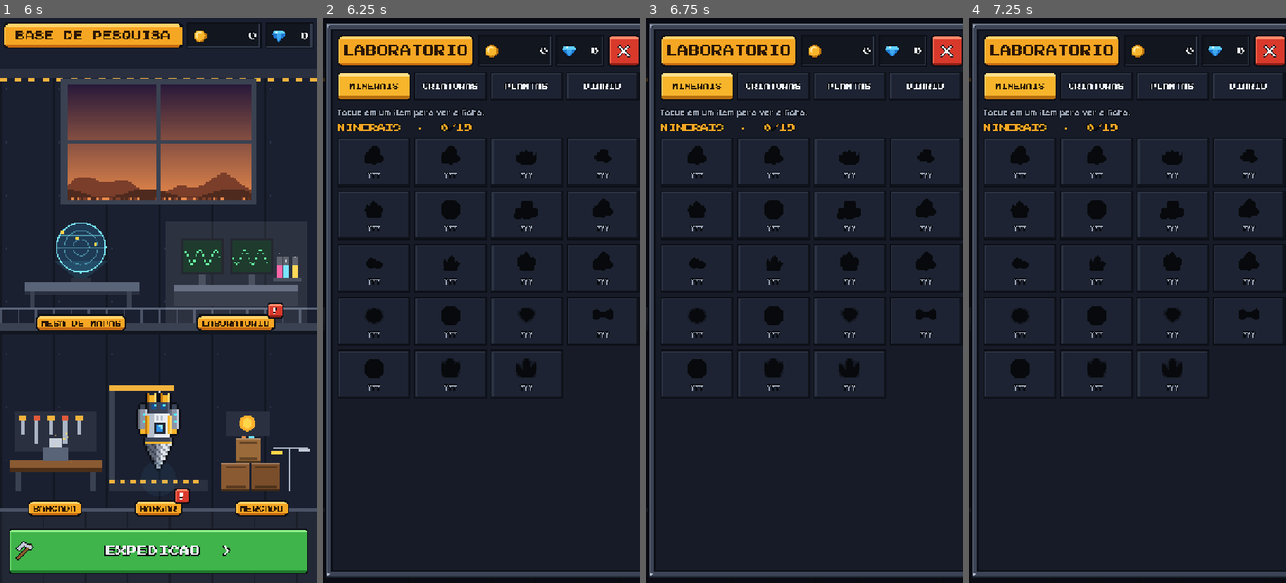
Above: before the commit, frames 1-4 (left to right).
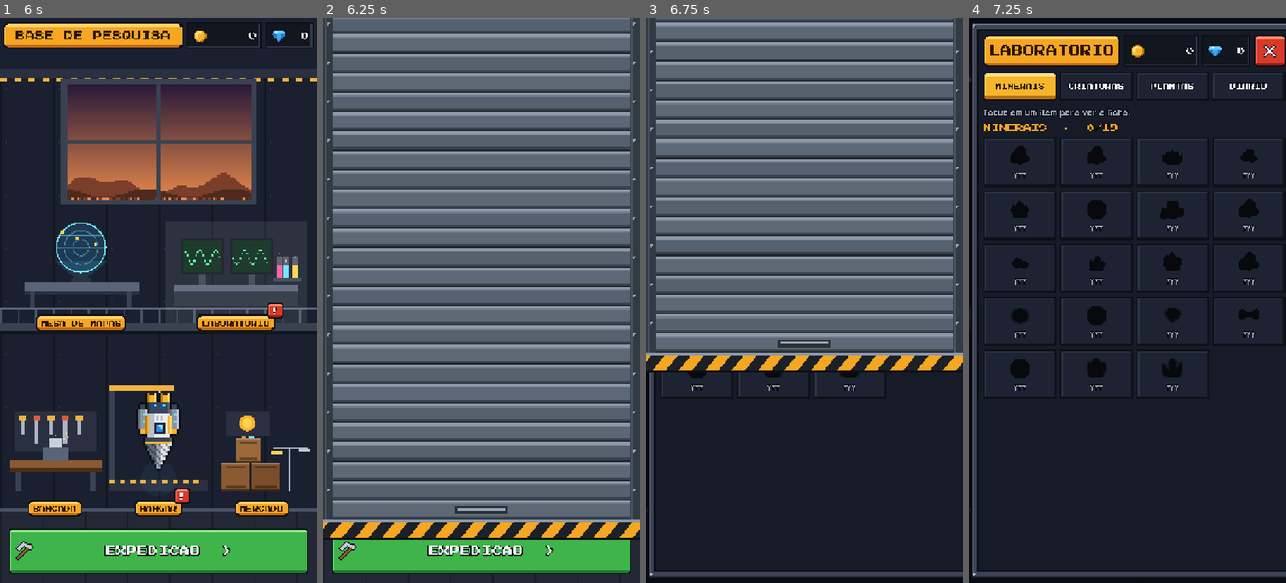
Above: after the commit, the same moments.

Repository: antuneslibano/Mobile-Game
Game: Godot game, scene res://scenes/main.tscn
Two runs of this game, one before a commit and one after it. Both use one fixed random seed, a clock stepped at 60 frames per second and the inputs below.
Inputs (mouse positions are in pixels of both pictures, inside the frame that each line leads up to):
- Up to frame 1 (6 s): click (53, 453) at 0.5 s; move the mouse to (228, 272) at 1.27 s; hold Right 1.28-2 s; hold Shift 1.28-2 s; click (228, 272) at 1.42 s; tap Space at 1.52, 4.52 s; drag from (95, 328) to (142, 413) at 2.02 s; move the mouse to (190, 176) at 2.77 s; hold Right 2.78-3.5 s; hold Shift 2.78-3.5 s; click (190, 176) at 2.92 s; drag from (142, 413) to (63, 215) at 3.52 s; move the mouse to (253, 385) at 4.27 s; hold Left 4.28-5 s; hold Shift 4.28-5 s; click (253, 385) at 4.42 s; tap Escape (ui_cancel) at 4.9 s; drag from (63, 215) to (110, 159) at 5.02 s; move the mouse to (174, 300) at 5.77 s; hold Down from 5.78 s (still down); hold Shift from 5.78 s (still down); click (174, 300) at 5.92 s
- Up to frame 2 (6.25 s): keep holding Down; keep holding Shift
- Up to frame 3 (6.75 s): release Down at 6.5 s; release Shift at 6.5 s; drag from (756, 159) to (741, 328) at 6.52 s
- Up to frame 4 (7.25 s): no input

Frame 1 is identical in both runs. In frame 2, 90% of the frame differs, in the area x 0-100%, y 0-100%; in frame 3, 57%; in frame 4, nothing differs.

Commit message:
0.15: porta de metal nas trocas de tela, plantas bioluminescentes e volume
- Porta de enrolar de metal desce, bate e sobe nas trocas de tela (estações, mapa,
  relatório, explorar), com som de trilho e batida.
- Plantas bioluminescentes nas cavernas do Vale, espaçadas, com luz fraca na névoa.
- Broca e motor com metade do volume; trilha a 25% do volume da broca, uma oitava
  acima, com harmônicos médios e normalizada (audível no alto-falante do celular).

Co-Authored-By: Claude Opus 5.5 <noreply@anthropic.com>
Claude-Session: https://claude.ai/code/session_01Mcsue5fadkx3nga8cXk9L2

Diff:
--- a/project.godot
+++ b/project.godot
@@ -12,7 +12,7 @@
 
 config/name="DEEPFORGE: Rumo ao Núcleo"
 config/description="Jogo mobile 2D vertical de escavação incremental."
-config/version="0.14.0"
+config/version="0.15.0"
 run/main_scene="res://scenes/main.tscn"
 config/features=PackedStringArray("4.6", "GL Compatibility")
 boot_splash/bg_color=Color(0.07, 0.06, 0.08, 1)
--- a/scripts/audio/sfx.gd
+++ b/scripts/audio/sfx.gd
@@ -24,7 +24,12 @@
 var _music_wav: AudioStreamWAV = null  ## Escrita pela thread; lida depois que ela termina.
 const MUSIC_RATE: int = 11025
 const MUSIC_SEC: float = 24.0
-const MUSIC_DB: float = -21.0
+## Volume da máquina (loops da broca e do motor). 0.15: metade do que era (-6 dB).
+const DRILL_DB: float = -12.0
+const ENGINE_DB: float = -22.0
+## A trilha (normalizada) toca com 25% do volume da broca: -12 dB abaixo dela.
+const MUSIC_REL: float = 0.25
+var music_db: float = DRILL_DB + linear_to_db(MUSIC_REL)
 
 
 func _ready() -> void:
@@ -48,7 +53,11 @@
 	var n: int = int(MUSIC_SEC * MUSIC_RATE)
 	var data := PackedByteArray()
 	data.resize(n * 2)
-	var chords: Array = [[110.0, 130.81, 164.81], [87.31, 110.0, 130.81], [130.81, 164.81, 196.0], [98.0, 123.47, 146.83]]
+	# Uma oitava acima da 0.14: alto-falante de celular quase não toca graves.
+	var chords: Array = [[220.0, 261.63, 329.63], [174.61, 220.0, 261.63], [261.63, 329.63, 392.0], [196.0, 246.94, 293.66]]
+	var buf := PackedFloat32Array()
+	buf.resize(n)
+	var peak: float = 0.001
 	var seg: float = MUSIC_SEC / chords.size()
 	var bells: Array[float] = [440.0, 523.25, 587.33, 659.25, 783.99]
 	var bell_seq: Array[int] = [0, 2, 4, 3, -1, 1, 0, -1, 2, 4, -1, 3, 1, -1, 0, 2]
@@ -64,15 +73,20 @@
 				continue
 			env = env * env * (3.0 - 2.0 * env)
 			for f: float in chords[c]:
-				v += (sin(TAU * f * t) + 0.25 * sin(TAU * f * 2.0 * t + 0.5)) * env * 0.12
+				# Harmônicos médios (2×, 3×, 4×): é o que o alto-falante do celular reproduz.
+				v += (sin(TAU * f * t) + 0.45 * sin(TAU * f * 2.0 * t + 0.5) + 0.25 * sin(TAU * f * 3.0 * t + 1.1) + 0.12 * sin(TAU * f * 4.0 * t + 2.0)) * env * 0.1
 		var step: float = MUSIC_SEC / bell_seq.size()
 		var k: int = int(t / step) % bell_seq.size()
 		if bell_seq[k] >= 0:
 			var bt: float = t - k * step
 			var bf: float = bells[bell_seq[k]]
-			v += (sin(TAU * bf * bt) + 0.3 * sin(TAU * bf * 3.01 * bt)) * exp(-bt * 2.2) * 0.07
+			v += (sin(TAU * bf * bt) + 0.3 * sin(TAU * bf * 3.01 * bt)) * exp(-bt * 2.2) * 0.12
 		lp += (v - lp) * 0.35
-		data.encode_s16(i * 2, clampi(int(lp * 0.8 * 32767.0), -32768, 32767))
+		buf[i] = lp
+		peak = maxf(peak, absf(lp))
+	# Normaliza (pico em 90%); o volume final vem de music_db.
+	for i in n:
+		data.encode_s16(i * 2, clampi(int(buf[i] / peak * 0.9 * 32767.0), -32768, 32767))
 	var w := AudioStreamWAV.new()
 	w.format = AudioStreamWAV.FORMAT_16_BITS
 	w.mix_rate = MUSIC_RATE
@@ -140,13 +154,13 @@
 			_start_music(_music_wav)
 	var paused: bool = get_tree().paused
 	var dt: float = clampf(delta * 8.0, 0.0, 1.0)
-	var dv: float = -6.0 if (_drill_on and not paused) else -60.0
+	var dv: float = DRILL_DB if (_drill_on and not paused) else -60.0
 	_drill.volume_db = lerpf(_drill.volume_db, dv, dt)
 	_drill.pitch_scale = lerpf(_drill.pitch_scale, _drill_pitch, dt)
-	var ev: float = -16.0 if (_engine_on and not paused) else -60.0
+	var ev: float = ENGINE_DB if (_engine_on and not paused) else -60.0
 	_engine.volume_db = lerpf(_engine.volume_db, ev, dt)
 	if music_ready:
-		_music.volume_db = lerpf(_music.volume_db, MUSIC_DB if enabled else -80.0, clampf(delta * 0.8, 0.0, 1.0))
+		_music.volume_db = lerpf(_music.volume_db, music_db if enabled else -80.0, clampf(delta * 0.8, 0.0, 1.0))
 
 
 # --- Síntese -------------------------------------------------------------------------
@@ -204,6 +218,15 @@
 	# Transição de tela: sopro de ar.
 	_streams[&"whoosh"] = _synth(0.28, false, func(t: float, _i: int) -> float:
 		return (rng.randf() * 2.0 - 1.0) * sin(PI * t / 0.28) * 0.5, 0.35)
+	# Porta de metal (0.15): chapas batendo nos trilhos ("tududu") ao descer/subir.
+	_streams[&"shutter"] = _synth(0.3, false, func(t: float, _i: int) -> float:
+		var ph: float = fposmod(t, 0.045)
+		var tick: float = exp(-ph * 90.0)
+		return ((rng.randf() * 2.0 - 1.0) * 0.6 + sin(TAU * 180.0 * t) * 0.6) * tick, 0.7)
+	# Porta fechando: batida grave de metal.
+	_streams[&"door_slam"] = _synth(0.35, false, func(t: float, _i: int) -> float:
+		var n: float = (rng.randf() * 2.0 - 1.0) * exp(-t * 40.0)
+		return (n + sin(TAU * 95.0 * t) * 0.9 + sin(TAU * 263.0 * t) * 0.35) * exp(-t * 11.0), 0.85)
 	# Criaturas.
 	_streams[&"firefly"] = _synth(0.22, false, func(t: float, _i: int) -> float:
 		var on: float = 1.0 if fposmod(t, 0.11) < 0.05 else 0.0
--- a/scripts/data/balance.gd
+++ b/scripts/data/balance.gd
@@ -152,6 +152,7 @@
 const STRAIN_HULL_DPS: float = 8.0
 ## Névoa: raio da luz da nave (blocos) e profundidade em que a escuridão fica total.
 const LIGHT_RADIUS_BLOCKS: float = 6.0
+const BIO_LIGHT_BLOCKS: float = 3.0      ## Luz das plantas bioluminescentes (0.15).
 const FOG_FULL_DEPTH_M: float = 12.0
 ## Sonar: recarga (s), alcance (blocos), velocidade da onda (blocos/s), duração dos sinais.
 const SONAR_COOLDOWN: float = 12.0
--- a/scripts/main.gd
+++ b/scripts/main.gd
@@ -155,18 +155,21 @@
 	if what != NOTIFICATION_WM_GO_BACK_REQUEST:
 		return
 	if garage != null and garage.is_open():
-		garage.close()
+		garage.close_animated()
 	elif world_map != null and world_map.is_open():
-		world_map.close()
+		world_map.close_animated()
 	elif base != null and base.is_open():
 		get_tree().quit()
 
 
 ## EXPLORAR no mapa: começa uma expedição na região, sempre a partir da superfície.
 func _on_explore(region_id: StringName) -> void:
-	_start_expedition(region_id)
-	world_map.close()
-	base.close()
+	if Transitions.shutter_busy():
+		return
+	Transitions.shutter(get_tree(), func() -> void:
+		_start_expedition(region_id)
+		world_map.close()
+		base.close())
 
 
 ## start_row > 0 só em testes/depuração (--start-row).
@@ -219,8 +222,12 @@
 
 
 ## Estação tocada na base.
+## A troca passa pela porta de metal (Transitions.shutter).
 func _on_station(kind: StringName) -> void:
-	if kind == &"map":
-		world_map.open()
-	else:
-		garage.open_station(kind)
+	if Transitions.shutter_busy():
+		return
+	Transitions.shutter(get_tree(), func() -> void:
+		if kind == &"map":
+			world_map.open()
+		else:
+			garage.open_station(kind))
--- a/scripts/render/fog_layer.gd
+++ b/scripts/render/fog_layer.gd
@@ -9,6 +9,7 @@
 var guardian: FinalGuardian
 var sonar: SonarOverlay
 var _rect: ColorRect
+const MAX_LIGHTS: int = 12
 var _mat: ShaderMaterial
 
 
@@ -55,16 +56,27 @@
 		lights.append(Vector4(sp.x, sp.y, sonar.wave_radius * sc, 0.2 * glow))
 	if creatures != null:
 		for c in creatures.creatures:
-			if lights.size() >= 8:
+			if lights.size() >= MAX_LIGHTS - 4:  # deixa vaga para as plantas
 				break
 			if c.species == &"firefly":
 				var fp: Vector2 = xf * c.pos
 				if fp.x > -100 and fp.y > -100 and fp.x < vp.x + 100 and fp.y < vp.y + 100:
 					lights.append(Vector4(fp.x, fp.y, 70.0 * sc, 0.8))
+	# Plantas bioluminescentes (0.15): luz fraca e pulsando devagar, só para guiar.
+	var now: float = Time.get_ticks_msec() / 1000.0
+	for d in CaveDecor.live:
+		if lights.size() >= MAX_LIGHTS:
+			break
+		for wp in d.bio_lights():
+			if lights.size() >= MAX_LIGHTS:
+				break
+			var bp: Vector2 = xf * wp
+			if bp.x > -120 and bp.y > -120 and bp.x < vp.x + 120 and bp.y < vp.y + 120:
+				lights.append(Vector4(bp.x, bp.y, Balance.BIO_LIGHT_BLOCKS * Balance.BLOCK_PX * sc, 0.7 + 0.08 * sin(now * 1.6 + wp.x * 0.05)))
 	var arr: Array = []
 	for l in lights:
 		arr.append(l)
-	while arr.size() < 8:
+	while arr.size() < MAX_LIGHTS:
 		arr.append(Vector4.ZERO)
 	_mat.set_shader_parameter("lights", arr)
 	_mat.set_shader_parameter("light_count", lights.size())
--- a/scripts/ui/expedition_report.gd
+++ b/scripts/ui/expedition_report.gd
@@ -115,7 +115,7 @@
 	back.custom_minimum_size = Vector2(0, 88)
 	back.add_theme_font_size_override("font_size", UiTheme.font_size(34, 700))
 	UiTheme.style_button(back, &"green")
-	back.pressed.connect(close)
+	back.pressed.connect(func() -> void: Transitions.shutter(get_tree(), close))
 	v.add_child(back)
 
 
--- a/scripts/ui/garage.gd
+++ b/scripts/ui/garage.gd
@@ -79,8 +79,6 @@
 		_was_paused = get_tree().paused
 		get_tree().paused = true
 		EventBus.garage_opened.emit()
-		Transitions.slide_in(_root)
-		Sfx.play(&"whoosh")
 	else:
 		Transitions.fade_in(_root, 0.18)
 	_show_page()
@@ -95,6 +93,12 @@
 	return _kind
 
 
+## Volta para a base passando pela porta de metal.
+func close_animated() -> void:
+	if visible and not Transitions.shutter_busy():
+		Transitions.shutter(get_tree(), close)
+
+
 func close() -> void:
 	if not visible:
 		return
@@ -106,7 +110,7 @@
 
 func _unhandled_input(event: InputEvent) -> void:
 	if visible and event.is_action_pressed("ui_cancel"):
-		close()
+		close_animated()
 		get_viewport().set_input_as_handled()
 
 
@@ -219,7 +223,7 @@
 	close_b.add_theme_constant_override("icon_max_width", 34)
 	close_b.custom_minimum_size = Vector2(72, 72)
 	UiTheme.style_button(close_b, &"red")
-	close_b.pressed.connect(close)
+	close_b.pressed.connect(close_animated)
 	header.add_child(close_b)
 
 	# Corpo rolável (arraste em qualquer ponto): vitrine, carga, abas e cartões.
--- /dev/null
+++ b/scripts/ui/shutter_door.gd
@@ -0,0 +1,88 @@
+class_name ShutterDoor
+extends CanvasLayer
+## Porta de metal de enrolar que cobre a tela inteira na troca de telas (0.15). Desenhada
+## em código (chapas com frisos, rebites e faixa de perigo na barra de baixo). Desce,
+## quica ao bater no chão, espera um instante, chama on_closed e sobe. Veja
+## Transitions.shutter.
+
+const DOWN_SEC: float = 0.26
+const HOLD_SEC: float = 0.12
+const UP_SEC: float = 0.32
+const SLAT_H: float = 44.0
+const BAR_H: float = 46.0
+
+var on_closed: Callable
+var _panel: Control
+
+
+func _ready() -> void:
+	layer = 45
+	process_mode = Node.PROCESS_MODE_ALWAYS
+	_panel = Control.new()
+	_panel.name = "Door"
+	_panel.mouse_filter = Control.MOUSE_FILTER_STOP
+	_panel.draw.connect(_draw_door)
+	add_child(_panel)
+	var vp: Vector2 = get_viewport().get_visible_rect().size
+	_panel.size = vp
+	_panel.position = Vector2(0, -vp.y)
+	Sfx.play(&"shutter", 1.0, -4.0)
+	var tw: Tween = create_tween().set_pause_mode(Tween.TWEEN_PAUSE_PROCESS)
+	tw.tween_property(_panel, "position:y", 0.0, DOWN_SEC).set_trans(Tween.TRANS_QUAD).set_ease(Tween.EASE_IN)
+	tw.tween_callback(func() -> void: Sfx.play(&"door_slam", 1.0, -2.0))
+	tw.tween_property(_panel, "position:y", -22.0, 0.07).set_trans(Tween.TRANS_QUAD).set_ease(Tween.EASE_OUT)
+	tw.tween_property(_panel, "position:y", 0.0, 0.07).set_trans(Tween.TRANS_QUAD).set_ease(Tween.EASE_IN)
+	tw.tween_interval(HOLD_SEC)
+	tw.tween_callback(_swap)
+	tw.tween_callback(func() -> void: Sfx.play(&"shutter", 0.85, -6.0))
+	tw.tween_property(_panel, "position:y", -vp.y, UP_SEC).set_trans(Tween.TRANS_CUBIC).set_ease(Tween.EASE_IN)
+	tw.tween_callback(queue_free)
+
+
+func _swap() -> void:
+	if on_closed.is_valid():
+		on_closed.call()
+
+
+func _draw_door() -> void:
+	var sz: Vector2 = _panel.size
+	var body_h: float = sz.y - BAR_H
+	# Chapas horizontais com friso claro em cima e sulco escuro embaixo.
+	var y: float = body_h
+	var i: int = 0
+	while y > -SLAT_H:
+		y -= SLAT_H
+		var base: Color = Color("5d6876") if i % 2 == 0 else Color("566170")
+		_panel.draw_rect(Rect2(0, y, sz.x, SLAT_H), base)
+		_panel.draw_rect(Rect2(0, y, sz.x, 6), Color("8d99a8"))
+		_panel.draw_rect(Rect2(0, y + 6, sz.x, 3), Color("6f7b8a"))
+		_panel.draw_rect(Rect2(0, y + SLAT_H - 8, sz.x, 5), Color("3a424d"))
+		_panel.draw_rect(Rect2(0, y + SLAT_H - 3, sz.x, 3), Color("20262e"))
+		i += 1
+	# Trilhos laterais com rebites.
+	for x: float in [0.0, sz.x - 24.0]:
+		_panel.draw_rect(Rect2(x, 0, 24, body_h), Color("323a44"))
+		_panel.draw_rect(Rect2(x + 4, 0, 4, body_h), Color("4a5461"))
+		var ry: float = 20.0
+		while ry < body_h:
+			_panel.draw_rect(Rect2(x + 9, ry, 6, 6), Color("9aa6b4"))
+			_panel.draw_rect(Rect2(x + 12, ry + 3, 3, 3), Color("2a3038"))
+			ry += 88.0
+	# Barra de baixo: faixa de perigo amarela e preta e puxador.
+	var by: float = body_h
+	_panel.draw_rect(Rect2(0, by, sz.x, BAR_H), Color("1c2027"))
+	var stripe: float = 30.0
+	var sx: float = -BAR_H
+	var k: int = 0
+	while sx < sz.x:
+		var col: Color = UiTheme.ORANGE if k % 2 == 0 else Color("1c2027")
+		_panel.draw_colored_polygon(PackedVector2Array([
+			Vector2(sx, by + BAR_H - 6), Vector2(sx + stripe, by + BAR_H - 6),
+			Vector2(sx + stripe + BAR_H - 18, by + 6), Vector2(sx + BAR_H - 18, by + 6)]), col)
+		sx += stripe
+		k += 1
+	_panel.draw_rect(Rect2(0, by, sz.x, 6), Color("8d99a8"))
+	_panel.draw_rect(Rect2(0, by + BAR_H - 6, sz.x, 6), Color("0e1014"))
+	var hw: float = 120.0
+	_panel.draw_rect(Rect2(sz.x * 0.5 - hw * 0.5, by - 30, hw, 18), Color("2a3038"))
+	_panel.draw_rect(Rect2(sz.x * 0.5 - hw * 0.5 + 6, by - 27, hw - 12, 6), Color("9aa6b4"))
--- a/scripts/ui/transitions.gd
+++ b/scripts/ui/transitions.gd
@@ -33,3 +33,25 @@
 	var tw: Tween = c.create_tween().set_pause_mode(Tween.TWEEN_PAUSE_PROCESS)
 	tw.tween_property(c, "scale", Vector2(0.92, 0.92), 0.06)
 	tw.tween_property(c, "scale", Vector2.ONE, 0.12).set_trans(Tween.TRANS_BACK).set_ease(Tween.EASE_OUT)
+
+
+# --- Porta de metal (0.15) -------------------------------------------------------------
+
+## Desligada nos testes de cena que trocam de tela muitas vezes (a troca fica imediata).
+static var shutter_enabled: bool = true
+static var _door: ShutterDoor = null
+
+
+## Troca de tela com a porta de metal: desce batendo nos trilhos, fecha com um "clank",
+## on_closed troca a tela por trás dela, e ela sobe de novo. Sem porta: troca na hora.
+static func shutter(tree: SceneTree, on_closed: Callable) -> void:
+	if not shutter_enabled or tree == null or is_instance_valid(_door):
+		on_closed.call()
+		return
+	_door = ShutterDoor.new()
+	_door.on_closed = on_closed
+	tree.root.add_child(_door)
+
+
+static func shutter_busy() -> bool:
+	return is_instance_valid(_door)
--- a/scripts/ui/world_map.gd
+++ b/scripts/ui/world_map.gd
@@ -45,8 +45,6 @@
 	_crystals.text = UiTheme.short_number(GameState.economy.crystals)
 	_carousel.setup(RegionRegistry.all(), RegionRegistry.index_of(GameState.region_id))
 	_refresh()
-	Transitions.slide_in(_root)
-	Sfx.play(&"whoosh")
 	EventBus.map_opened.emit()
 
 
@@ -62,6 +60,12 @@
 	closed.emit()
 
 
+## Volta para a base passando pela porta de metal.
+func close_animated() -> void:
+	if visible and not Transitions.shutter_busy():
+		Transitions.shutter(get_tree(), close)
+
+
 func current_region() -> RegionDef:
 	return RegionRegistry.all()[_carousel.target]
 
@@ -82,7 +86,7 @@
 
 func _unhandled_input(event: InputEvent) -> void:
 	if visible and event.is_action_pressed("ui_cancel"):
-		close()
+		close_animated()
 		get_viewport().set_input_as_handled()
 
 
@@ -142,7 +146,7 @@
 	_close.add_theme_constant_override("icon_max_width", 30)
 	_close.custom_minimum_size = Vector2(64, 64)
 	UiTheme.style_button(_close, &"red")
-	_close.pressed.connect(close)
+	_close.pressed.connect(close_animated)
 	header.add_child(_close)
 
 	# Carrossel.
@@ -180,7 +184,7 @@
 	_garage.custom_minimum_size = Vector2(230, 88)
 	_garage.add_theme_font_size_override("font_size", UiTheme.font_size(30, 700))
 	UiTheme.style_button(_garage, &"gold")
-	_garage.pressed.connect(close)
+	_garage.pressed.connect(close_animated)
 	bottom.add_child(_garage)
 	bottom.add_child(_explore)
 
--- a/scripts/world/cave_decor.gd
+++ b/scripts/world/cave_decor.gd
@@ -8,6 +8,15 @@
 
 const SINK_PX: float = 3.0           ## Base afundada 1 pixel de arte no apoio.
 const CHANCE_PER_CELL: float = 0.35  ## Multiplica a densidade da camada (por célula de borda).
+## Plantas bioluminescentes (0.15, só no Vale): chance por célula de borda de caverna,
+## distância mínima entre elas (células) e profundidade mínima (células, abaixo da névoa).
+const BIO_CHANCE: float = 0.014
+const BIO_SPACING: int = 30
+const BIO_MIN_ROW: int = 64
+const BIO_REGIONS: Array[StringName] = [&"vale"]
+
+## Decorações vivas (a névoa procura as luzes das plantas nelas).
+static var live: Array[CaveDecor] = []
 
 var world: WorldModel
 var chunk_index: int = 0
@@ -51,6 +60,9 @@
 				kind = &"ceil"
 			else:
 				continue
+			if region_id in BIO_REGIONS and cy >= BIO_MIN_ROW and EnvArt.hash01(cx, cy, 5151) < BIO_CHANCE and not _bio_near(out, c):
+				out[c] = [-1, EnvArt.hash01(cx, cy, 99) < 0.5, &"bio_" + String(kind)]
+				continue
 			var layer: int = gen.biome_at_cell(cx, cy)
 			if not tables.has(layer):
 				tables[layer] = TerrainSkins.decor_for(region_id, layer)
@@ -67,6 +79,44 @@
 	return out
 
 
+static func is_bio(e: Array) -> bool:
+	return String(e[2]).begins_with("bio_")
+
+
+static func _bio_near(out: Dictionary, c: Vector2i) -> bool:
+	for o: Vector2i in out:
+		if is_bio(out[o]) and absi(o.x - c.x) < BIO_SPACING and absi(o.y - c.y) < BIO_SPACING:
+			return true
+	return false
+
+
+## Posições (mundo) das luzes das plantas bioluminescentes deste chunk (em cache).
+func bio_lights() -> PackedVector2Array:
+	return _bio
+
+
+var _bio := PackedVector2Array()
+
+
+func _update_bio() -> void:
+	var out := PackedVector2Array()
+	for c: Vector2i in items:
+		var e: Array = items[c]
+		if is_bio(e):
+			var up: bool = e[2] == &"bio_floor"
+			out.append(Vector2(c.x * Balance.CELL_PX + Balance.CELL_PX * 0.5, c.y * Balance.CELL_PX + (-40.0 if up else Balance.CELL_PX + 40.0)))
+	_bio = out
+
+
+func _enter_tree() -> void:
+	if not self in live:
+		live.append(self)
+
+
+func _exit_tree() -> void:
+	live.erase(self)
+
+
 static func _natural_air(w: WorldModel, c: Vector2i) -> bool:
 	return c.y >= 0 and w.peek_cell(c) == BlockRegistry.AIR and not w.is_modified(c)
 
@@ -75,6 +125,7 @@
 	world = p_world
 	chunk_index = index
 	items = plan(world, index, TerrainTextures.region_id)
+	_update_bio()
 	queue_redraw()
 
 
@@ -86,6 +137,7 @@
 			items.erase(c)
 			changed = true
 	if changed:
+		_update_bio()
 		queue_redraw()
 
 
@@ -98,6 +150,9 @@
 	var y0: int = chunk_index * Balance.CHUNK_CELLS_Y
 	for c: Vector2i in items:
 		var e: Array = items[c]
+		if is_bio(e):
+			_draw_bio(c, e, y0)
+			continue
 		var x: float = c.x * Balance.CELL_PX + Balance.CELL_PX * 0.5 - size * 0.5
 		var y: float = (c.y - y0) * Balance.CELL_PX
 		if e[2] == &"floor":
@@ -109,3 +164,38 @@
 		if e[1]:
 			rect = Rect2(x + size, y, -size, size)
 		draw_texture_rect_region(tex, rect, TerrainTextures.decor_region(e[0]), Color(0.9, 0.9, 0.9))
+
+
+## Planta bioluminescente em pixels de arte: caule com folhas escuras e bulbos que brilham
+## (no chão cresce para cima; no teto pende para baixo).
+func _draw_bio(c: Vector2i, e: Array, y0: int) -> void:
+	var a: float = float(Balance.CELL_PX) / Balance.CELL_SUB * 2.0  # pixel grosso (6 px)
+	var up: bool = e[2] == &"bio_floor"
+	var sy: float = -1.0 if up else 1.0
+	var bx: float = roundf((c.x * Balance.CELL_PX + Balance.CELL_PX * 0.5) / a) * a
+	var by: float = (c.y - y0) * Balance.CELL_PX + (SINK_PX if up else Balance.CELL_PX - SINK_PX)
+	var fl: float = -1.0 if e[1] else 1.0
+	var leaf := Color("1f5a52")
+	var stem := Color("2f8a6e")
+	var glow := Color("5cf2d0")
+	var core := Color("eafffa")
+	var px := func(dx: float, dy: float, w: float, h: float, col: Color) -> void:
+		# dy cresce para longe da parede de apoio.
+		var x: float = bx + dx * fl * a
+		var rx: float = x if fl > 0.0 else x - w * a + a
+		var ry: float = by + sy * dy * a
+		draw_rect(Rect2(rx, ry if sy > 0.0 else ry - h * a + a, w * a, h * a), col)
+	draw_circle(Vector2(bx, by + sy * 7.0 * a), 6.0 * a, Color(0.5, 1.0, 0.9, 0.12))
+	draw_circle(Vector2(bx, by + sy * 8.0 * a), 3.5 * a, Color(0.6, 1.0, 0.9, 0.16))
+	px.call(0.0, 0.0, 1.0, 9.0, stem)
+	px.call(-3.0, 2.0, 3.0, 1.0, leaf)
+	px.call(1.0, 3.0, 3.0, 1.0, leaf)
+	px.call(-2.0, 5.0, 2.0, 1.0, leaf)
+	px.call(1.0, 4.0, 1.0, 3.0, stem)
+	px.call(-2.0, 6.0, 1.0, 2.0, stem)
+	px.call(-1.0, 9.0, 3.0, 2.0, glow)
+	px.call(0.0, 10.0, 1.0, 1.0, core)
+	px.call(1.0, 7.0, 2.0, 2.0, glow)
+	px.call(1.0, 8.0, 1.0, 1.0, core)
+	px.call(-3.0, 8.0, 2.0, 2.0, glow)
+	px.call(-3.0, 9.0, 1.0, 1.0, core)
--- a/shaders/fog.gdshader
+++ b/shaders/fog.gdshader
@@ -9,7 +9,7 @@
 uniform float strength = 0.92;
 uniform vec4 fog_color : source_color = vec4(0.012, 0.016, 0.03, 1.0);
 uniform int light_count = 0;
-uniform vec4 lights[8];    // xy = posição (px de tela), z = raio, w = intensidade
+uniform vec4 lights[12];    // xy = posição (px de tela), z = raio, w = intensidade
 
 float band(float d, float r) {
 	// Transição longa e suave (0.14): começa a escurecer em 30% do raio e só fecha em 100%,
@@ -23,7 +23,7 @@
 	// Pixels de 6 px: a borda da luz fica serrilhada como pixel art.
 	p = floor(p / 6.0) * 6.0 + 3.0;
 	float vis = band(distance(p, ship_pos), radius);
-	for (int i = 0; i < 8; i++) {
+	for (int i = 0; i < 12; i++) {
 		if (i >= light_count) break;
 		vec4 l = lights[i];
 		vis = max(vis, band(distance(p, l.xy), l.z) * l.w);
--- a/tests/scene_test.gd
+++ b/tests/scene_test.gd
@@ -68,6 +68,19 @@
 	for kind: String in ["map", "lab", "bench", "hangar", "market"]:
 		_check(base.find_child("Station_" + kind, true, false) != null, "estação %s tocável" % kind)
 	_check(base.has_badge(&"lab"), "laboratório avisa a primeira entrada do diário")
+	# Porta de metal: tocar numa estação desce a porta, troca a tela por trás e sobe.
+	(base.find_child("Station_bench", true, false) as Button).pressed.emit()
+	await _frames(2)
+	_check(Transitions.shutter_busy() and not main.get_node("Garage").call("is_open"), "porta de metal desce antes de trocar de tela")
+	var door_frames: int = 0
+	while Transitions.shutter_busy() and door_frames < 300:
+		await _frames(1)
+		door_frames += 1
+	_check(main.get_node("Garage").call("is_open") and not Transitions.shutter_busy(), "a porta sobe com a Bancada aberta (%d quadros)" % door_frames)
+	main.get_node("Garage").call("close")
+	await _frames(2)
+	# O resto do teste troca de tela muitas vezes: sem porta, a troca é imediata.
+	Transitions.shutter_enabled = false
 	(base.find_child("Station_map", true, false) as Button).pressed.emit()
 	await _frames(2)
 	_check(world_map.is_open() and get_tree().paused, "mesa de mapas abre o mapa mundial")
--- a/tests/test_creatures.gd
+++ b/tests/test_creatures.gd
@@ -185,9 +185,46 @@
 	for n: StringName in [&"drill", &"engine", &"hit", &"break", &"clank", &"pickup", &"chest", &"ship_hit", &"creature", &"boost", &"click", &"whoosh", &"firefly", &"mole", &"spider", &"worm", &"bite"]:
 		var st: AudioStreamWAV = (s.get("_streams") as Dictionary).get(n)
 		check(st != null and st.data.size() > 100, "som %s gerado" % n)
+	for n: StringName in [&"shutter", &"door_slam"]:
+		check((s.get("_streams") as Dictionary).has(n), "som %s gerado" % n)
+	# 0.15: trilha normalizada (pico ~90%) tocando a 25% do volume da broca.
+	s.call("_build_music_thread")
+	var music: AudioStreamWAV = s.get("_music_wav")
+	var peak: int = 0
+	for i in range(0, music.data.size() / 2, 7):
+		peak = maxi(peak, absi(music.data.decode_s16(i * 2)))
+	check(peak > 26000, "trilha normalizada (pico %d)" % peak)
+	check(is_equal_approx(db_to_linear(float(s.get("music_db"))) / db_to_linear(float(s.get("DRILL_DB"))), 0.25), "trilha a 25% do volume da broca")
 	var drill: AudioStreamWAV = (s.get("_streams") as Dictionary)[&"drill"]
 	check(drill.loop_mode == AudioStreamWAV.LOOP_FORWARD, "broca em loop")
 	s.free()
+
+
+## 0.15: plantas bioluminescentes nas cavernas do Vale (e só no Vale), espaçadas.
+func test_bio_plants() -> void:
+	var total: int = 0
+	var other: int = 0
+	var too_close: bool = false
+	var w := WorldModel.new(77, RegionRegistry.get_def(RegionRegistry.VALE))
+	var w2 := WorldModel.new(77, RegionRegistry.get_def(&"dunas"))
+	for idx in range(2, 20):
+		var bios: Array[Vector2i] = []
+		var plan: Dictionary = CaveDecor.plan(w, idx, &"vale")
+		for c: Vector2i in plan:
+			if CaveDecor.is_bio(plan[c]):
+				for o in bios:
+					if absi(o.x - c.x) < CaveDecor.BIO_SPACING and absi(o.y - c.y) < CaveDecor.BIO_SPACING:
+						too_close = true
+				bios.append(c)
+		total += bios.size()
+		var plan2: Dictionary = CaveDecor.plan(w2, idx, &"dunas")
+		for c: Vector2i in plan2:
+			if CaveDecor.is_bio(plan2[c]):
+				other += 1
+	note("plantas bioluminescentes em 18 chunks do Vale: %d" % total)
+	check(total >= 5 and total <= 120, "Vale tem plantas bioluminescentes, mas poucas (%d)" % total)
+	check(not too_close, "plantas espaçadas")
+	check_eq(other, 0, "nenhuma planta bioluminescente fora do Vale")
 
 
 ## 0.13: forçar minério duro demais esquenta a broca e fere o casco.
Not shown, changed: export_presets.cfg
Not shown, added: scripts/ui/shutter_door.gd.uid
Not shown, changed: ARCHITECTURE.md
Not shown, changed: CHANGELOG.md
